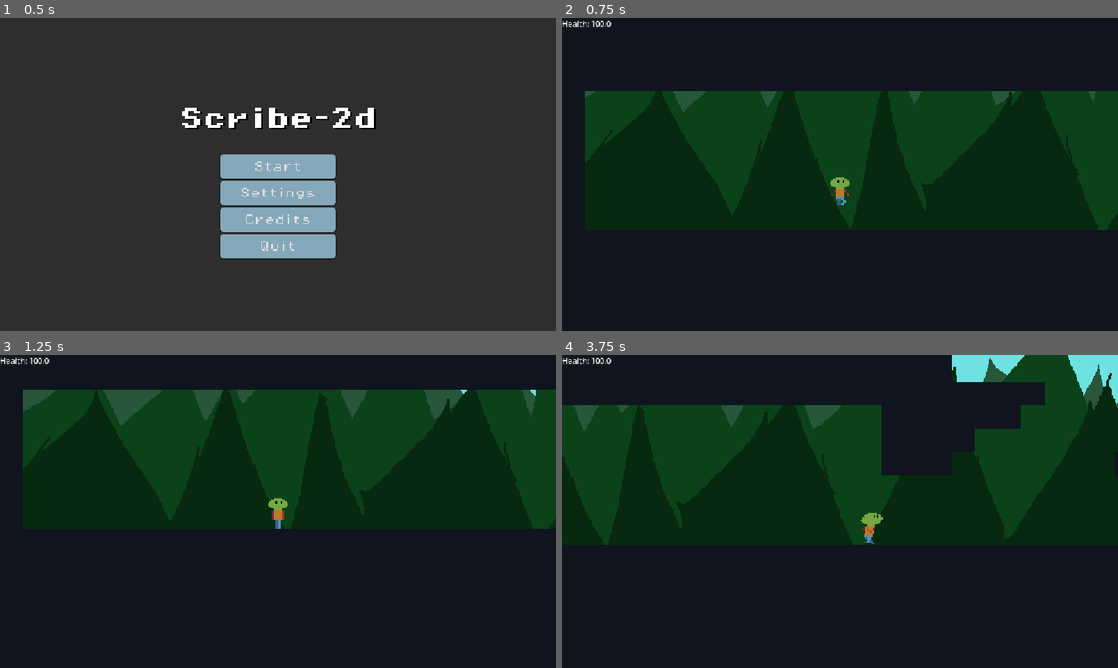
Above: before the commit, frames 1-4 (two rows, left to right).
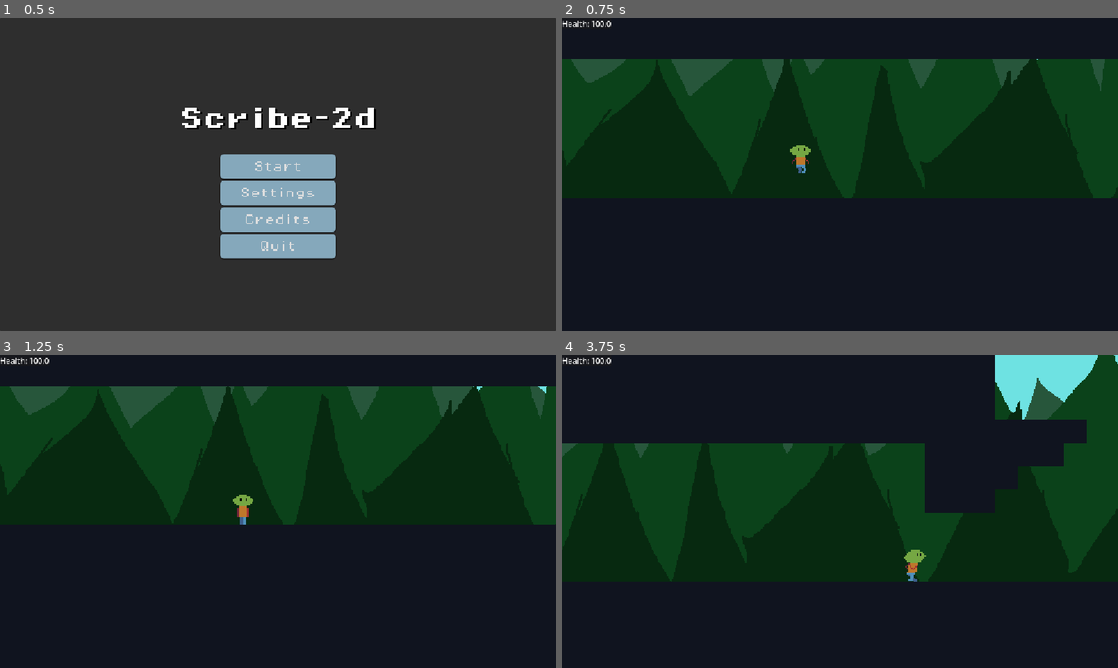
Above: after the commit, the same moments.

Repository: Sanved001/scribe-2d
Game: Godot game, scene res://scenes/boot.tscn
The game is run twice, just before and just after one commit, with the same random seed, the same clock (stepped at 60 frames per second) and the same inputs.
Inputs (mouse positions are in pixels of both pictures, inside the frame that each line leads up to):
- Up to frame 1 (0.5 s): no input
- Up to frame 2 (0.75 s): click "Start" at 0.5 s
- Up to frame 3 (1.25 s): no input
- Up to frame 4 (3.75 s): move the mouse to (962, 495) at 1.27 s; hold D (right) 1.28-2.78 s; click (962, 495) at 1.35 s; tap Space (jump) at 1.52, 2.27 s; move the mouse to (728, 527) at 2.02 s; tap Shift (dash) at 2.1 s; move the mouse to (895, 442) at 2.77 s; hold A (left) 2.78-3.53 s; tap F (interact) at 2.85 s; move the mouse to (812, 574) at 3.52 s; hold D (right) from 3.53 s (still down); tap V (shift_plane) at 3.6 s

Frame 1 is identical in both runs. In frame 2, 16% of the frame differs, in the area x 0-100%, y 13-68%; in frame 3, 5.8%; in frame 4, 32%, in the area x 0-100%, y 0-73%.
Error before the commit: Out of bounds get index '0' (on base: 'Array[Area2D]') (res://scripts/player_camera.gd:76)
Error after the commit: Out of bounds get index '0' (on base: 'Array[Area2D]') (res://scripts/player_camera.gd:77)

Commit message:
Progress towards camera boundaries
Progress towards camera boundaries
Added a new signal to signalbus to remove a zone from active camera zones
added a remove active camerazone function to player_camera.gd

Diff:
--- a/scenes/Levels/real_test_level.tscn
+++ b/scenes/Levels/real_test_level.tscn
@@ -125,13 +125,13 @@
 size = Vector2(576, 224)
 
 [sub_resource type="RectangleShape2D" id="RectangleShape2D_ufmjp"]
-size = Vector2(226, 467)
+size = Vector2(306, 467)
 
 [sub_resource type="RectangleShape2D" id="RectangleShape2D_nxm2v"]
-size = Vector2(416, 162)
+size = Vector2(464, 162)
 
 [sub_resource type="RectangleShape2D" id="RectangleShape2D_pmiui"]
-size = Vector2(224, 74)
+size = Vector2(246, 74)
 
 [sub_resource type="RectangleShape2D" id="RectangleShape2D_uya5r"]
 size = Vector2(1007, 176)
@@ -145,7 +145,7 @@
 
 [node name="Forest Parallax Static" parent="." unique_id=1426544196 instance=ExtResource("2_tw8nm")]
 z_index = -1
-position = Vector2(0, 17)
+position = Vector2(21, 20)
 
 [node name="PressurePlates" type="Node2D" parent="." unique_id=1897387656]
 
@@ -191,7 +191,7 @@
 script = ExtResource("7_5gr7r")
 
 [node name="CameraLimitZoneCollider" type="CollisionShape2D" parent="CameraLimitZones/CameraLimitZone2" unique_id=1023490614]
-position = Vector2(10, -31.5)
+position = Vector2(8, -31.5)
 shape = SubResource("RectangleShape2D_ufmjp")
 
 [node name="CameraLimitZone3" type="Area2D" parent="CameraLimitZones" unique_id=1039607566]
@@ -199,7 +199,7 @@
 script = ExtResource("7_5gr7r")
 
 [node name="CameraLimitZoneCollider" type="CollisionShape2D" parent="CameraLimitZones/CameraLimitZone3" unique_id=1323445476]
-position = Vector2(-15, 1)
+position = Vector2(9, 1)
 shape = SubResource("RectangleShape2D_nxm2v")
 
 [node name="CameraLimitZone4" type="Area2D" parent="CameraLimitZones" unique_id=1541223548]
@@ -207,7 +207,7 @@
 script = ExtResource("7_5gr7r")
 
 [node name="CameraLimitZoneCollider" type="CollisionShape2D" parent="CameraLimitZones/CameraLimitZone4" unique_id=963119758]
-position = Vector2(10, 0)
+position = Vector2(21, 0)
 shape = SubResource("RectangleShape2D_pmiui")
 
 [node name="CameraLimitZone5" type="Area2D" parent="CameraLimitZones" unique_id=1477641328]
--- a/scenes/functions/camera_limit_zone.gd
+++ b/scenes/functions/camera_limit_zone.gd
@@ -37,5 +37,7 @@
 
 
 func _on_body_exited(body: Node2D) -> void:
-	pass
 	#SignalBus.Reset_Camera_Limit.emit(true)
+	if body.is_in_group("player"):
+
+		SignalBus.Remove_Active_CameraZone.emit(self)
--- a/scripts/autoloads/SignalBus.gd
+++ b/scripts/autoloads/SignalBus.gd
@@ -21,6 +21,7 @@
 # Camera
 signal Camera_Focus_Target_Add(object:Node2D)
 signal Add_Active_CameraZone(object:Area2D)
+signal Remove_Active_CameraZone(object:Area2D)
 
 # DEBUG
 signal EnableDebugCrosshair(value:bool)
--- a/scripts/player_camera.gd
+++ b/scripts/player_camera.gd
@@ -19,7 +19,8 @@
 # Called when the node enters the scene tree for the first time.
 func _ready() -> void:
 	#SignalBus.Respawn.connect(Respawn)
-	SignalBus.Add_Active_CameraZone.connect(add_Active_CameraZone)
+	SignalBus.Add_Active_CameraZone.connect(Add_Active_CameraZone)
+	SignalBus.Remove_Active_CameraZone.connect(Remove_Active_CameraZone)
 
 	if not lookahead_camera_enabled:
 		self.position_smoothing_enabled = false
@@ -80,14 +81,18 @@
 	# ACZC = Active_CameraZoneCollider
 	# GET THE TOP, BOTTOM, LEFT, RIGHT of the Active_CameraZoneCollider
 	var ACZC_extents = Active_CameraZoneCollider.shape.size / 2
-	var ACZC_left = Active_CameraZoneCollider.position.x
-	var ACZC_right = null
-	var ACZC_top = Active_CameraZoneCollider.position.y
-	var ACZC_bottom = null
+	var ACZC_left = Active_CameraZoneCollider.position.x - ACZC_extents.x
+	var ACZC_right = Active_CameraZoneCollider.position.x + ACZC_extents.x
+	var ACZC_top = Active_CameraZoneCollider.position.y  - ACZC_extents.y
+	var ACZC_bottom = Active_CameraZoneCollider.position.y + ACZC_extents.y
 
-
-	global_position.clamp(to_global(Vector2(ACZC_left, ACZC_top)),\
-	to_global(Vector2(ACZC_right, ACZC_bottom)))
+	# get half screen length... UNFINISHED
+	var half_screen_length = get_viewport().get_visible_rect().size / 2
+	global_position = global_position.clamp(\
+	(Vector2(ACZC_left + half_screen_length.x,\
+	 ACZC_top + half_screen_length.y)),\
+	(Vector2(ACZC_right - half_screen_length.x,\
+	 ACZC_bottom - half_screen_length.y)))
 
 
 
@@ -96,12 +101,13 @@
 	# If A's priority is higher, move it before B
 	return zone_a.zone_priority > zone_b.zone_priority
 
-func add_Active_CameraZone(zone:Area2D):
+func Add_Active_CameraZone(zone:Area2D):
 	ActiveCameraZones.append(zone)
 	ActiveCameraZones.sort_custom(Sort_Active_CameraZone)
 
-
-
+func Remove_Active_CameraZone(zone:Area2D):
+	ActiveCameraZones.erase(zone)
+	ActiveCameraZones.sort_custom(Sort_Active_CameraZone)
 
 
 #func Set_camera_limit(zone_rect:Rect2i):
Not shown, changed: Scribe-2d-updates.txt
